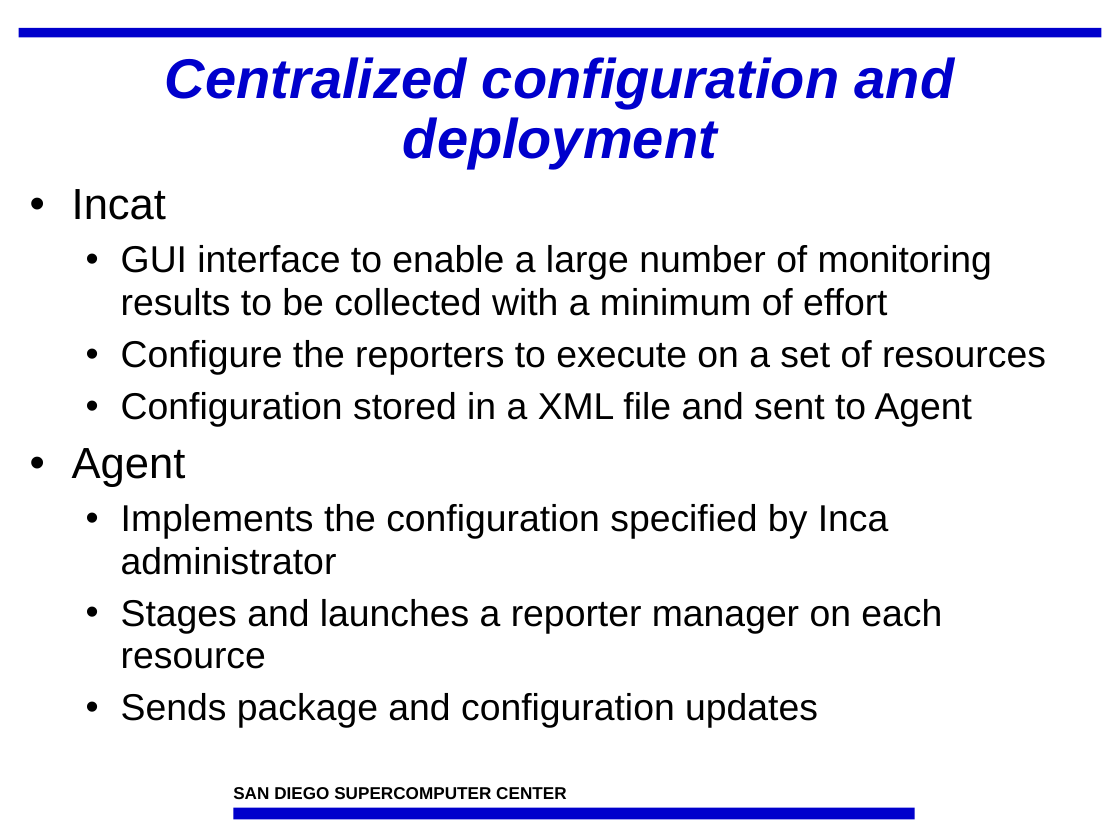
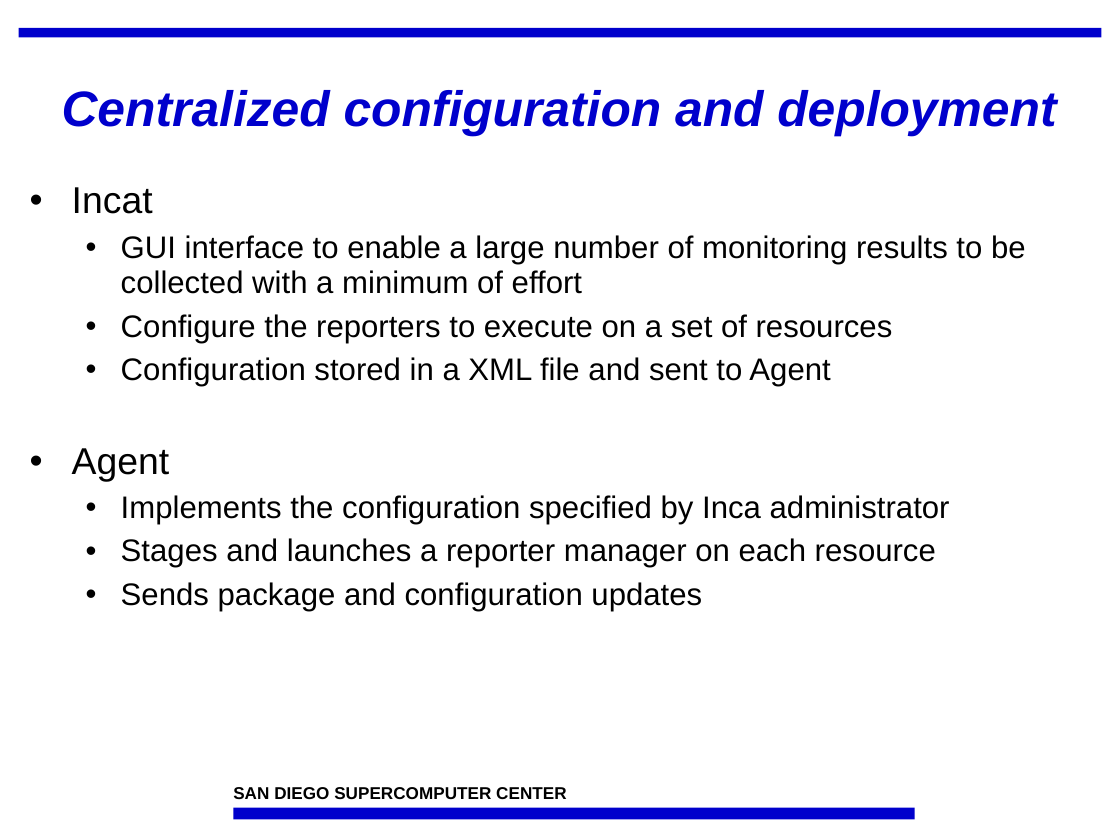
Before and after one commit to IncaProject/inca-xsede, a slide deck: slide 8 of talks/sc07/inca-sc07.ppt. Drawn at 1120x840 pixels with LibreOffice and Linux fonts; fonts in the diff are those of the drawing; background and template pictures are left out. Boxes give left, top, right and bottom in pixels: in the first picture for what was removed or moved away, otherwise in the second. Text is boxed around its words. In the diff, an @@ line names an element or a change of style, - is before the commit and + after.

```diff
--- a/talks/sc07/inca-sc07.ppt
+++ b/talks/sc07/inca-sc07.ppt
@@ title "Centralized configuration and deployment" at bbox=[62, 90, 1056, 136]: size 36 to 32 pt @@
@@ text "Incat" at bbox=[72, 187, 1026, 611]: size 28 to 24 pt in "Incat", "Agent"; size 24 to 20 pt; less space between paragraphs @@
```
Also in this commit, not shown: 6 other slides changed, 1 slide added, 3 other files.
